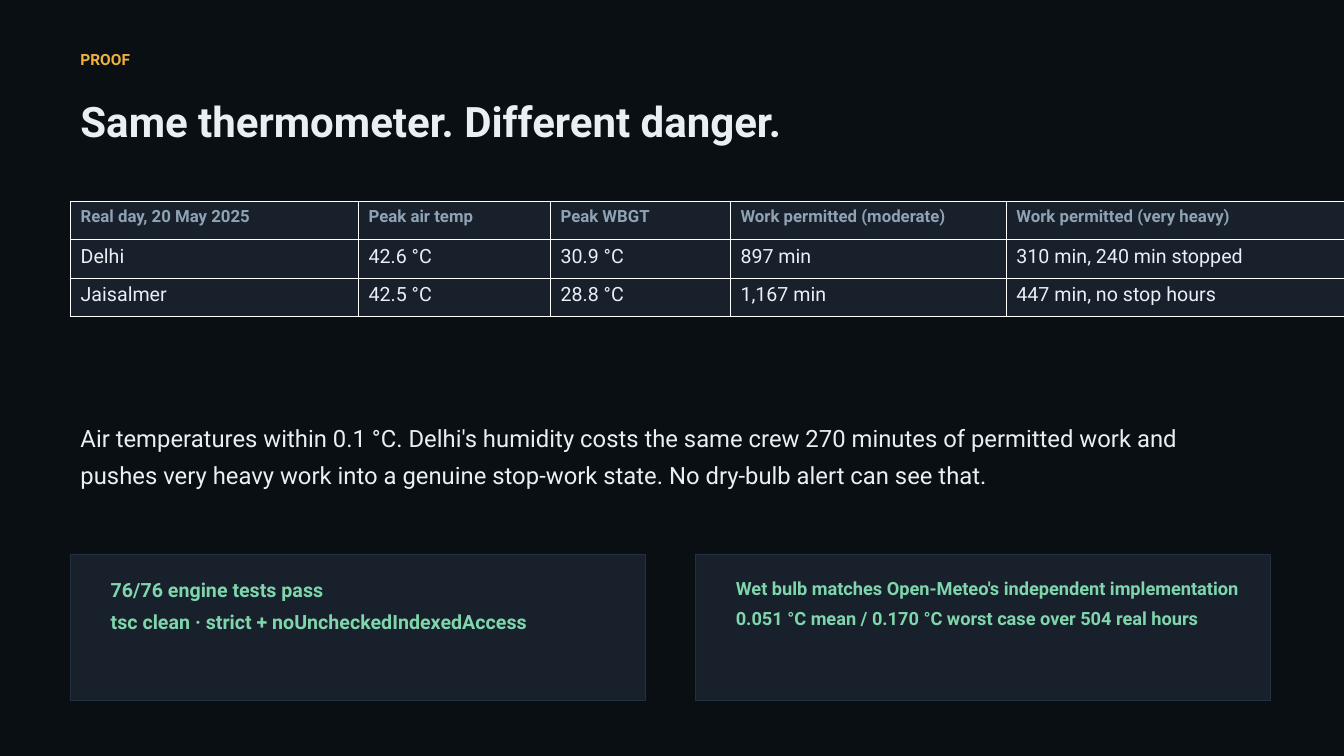
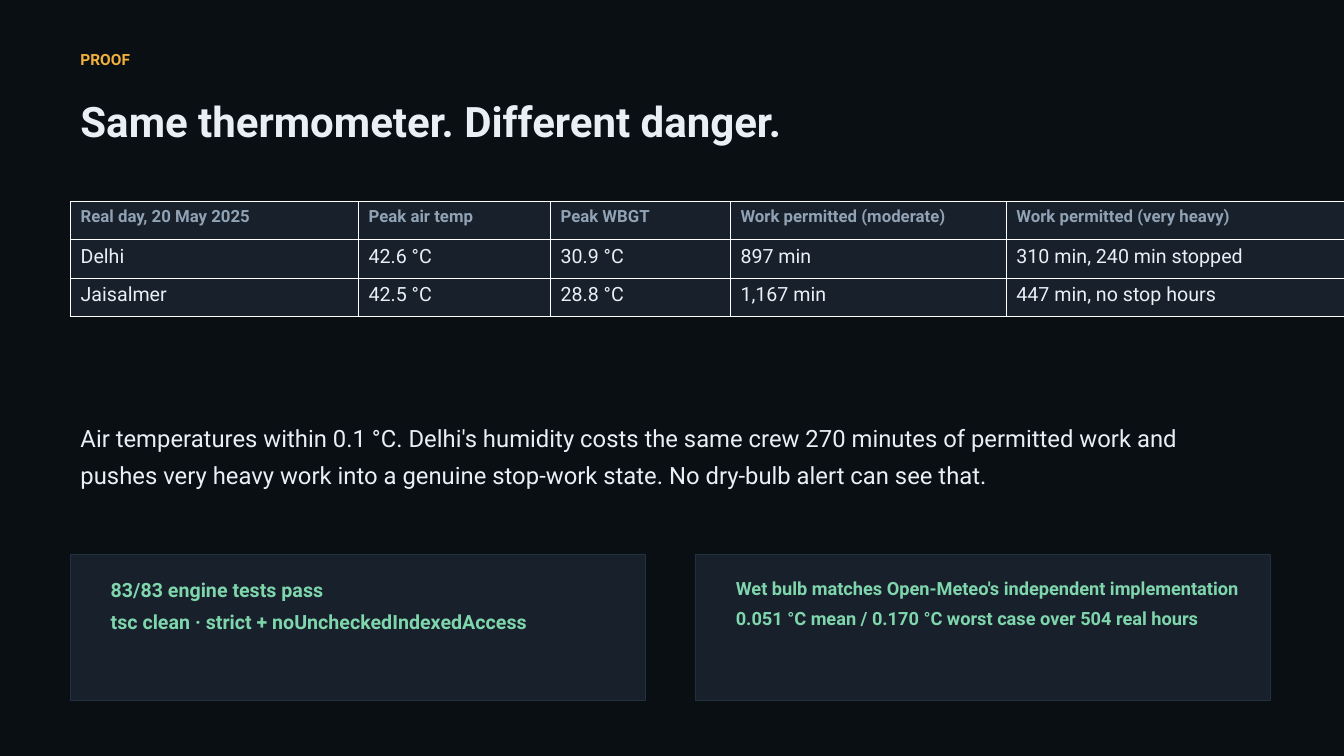
Before and after one commit to sgoel2be24-cyber/shramshield, a slide deck: slide 4 of deck/ShramShield-HACKDAY-1.0.pptx. Drawn at 1344x756 pixels with LibreOffice and Linux fonts; fonts in the diff are those of the drawing. Boxes give left, top, right and bottom in pixels: in the first picture for what was removed or moved away, otherwise in the second. Text is boxed around its words. In the diff, an @@ line names an element or a change of style, - is before the commit and + after.

```diff
--- a/deck/ShramShield-HACKDAY-1.0.pptx
+++ b/deck/ShramShield-HACKDAY-1.0.pptx
@@ text at (111,582,323,601): text changed @@
-76/76 engine tests pass
+83/83 engine tests pass
```
Also in this commit, not shown: 1 other slide changed, 8 other files.
